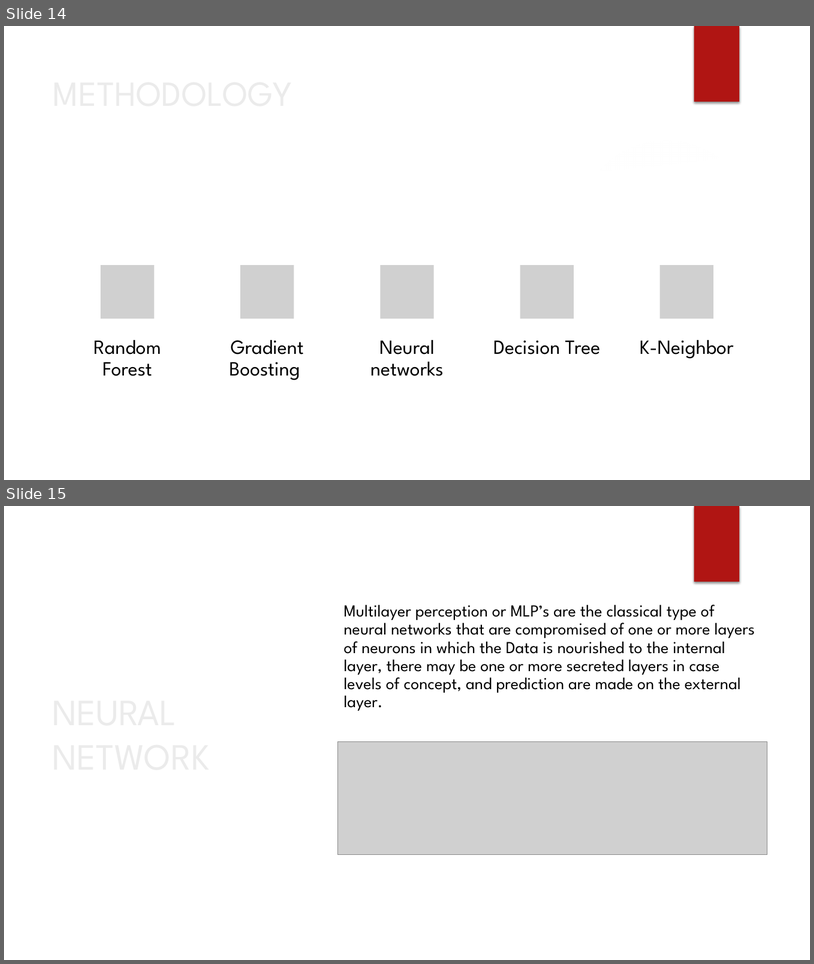
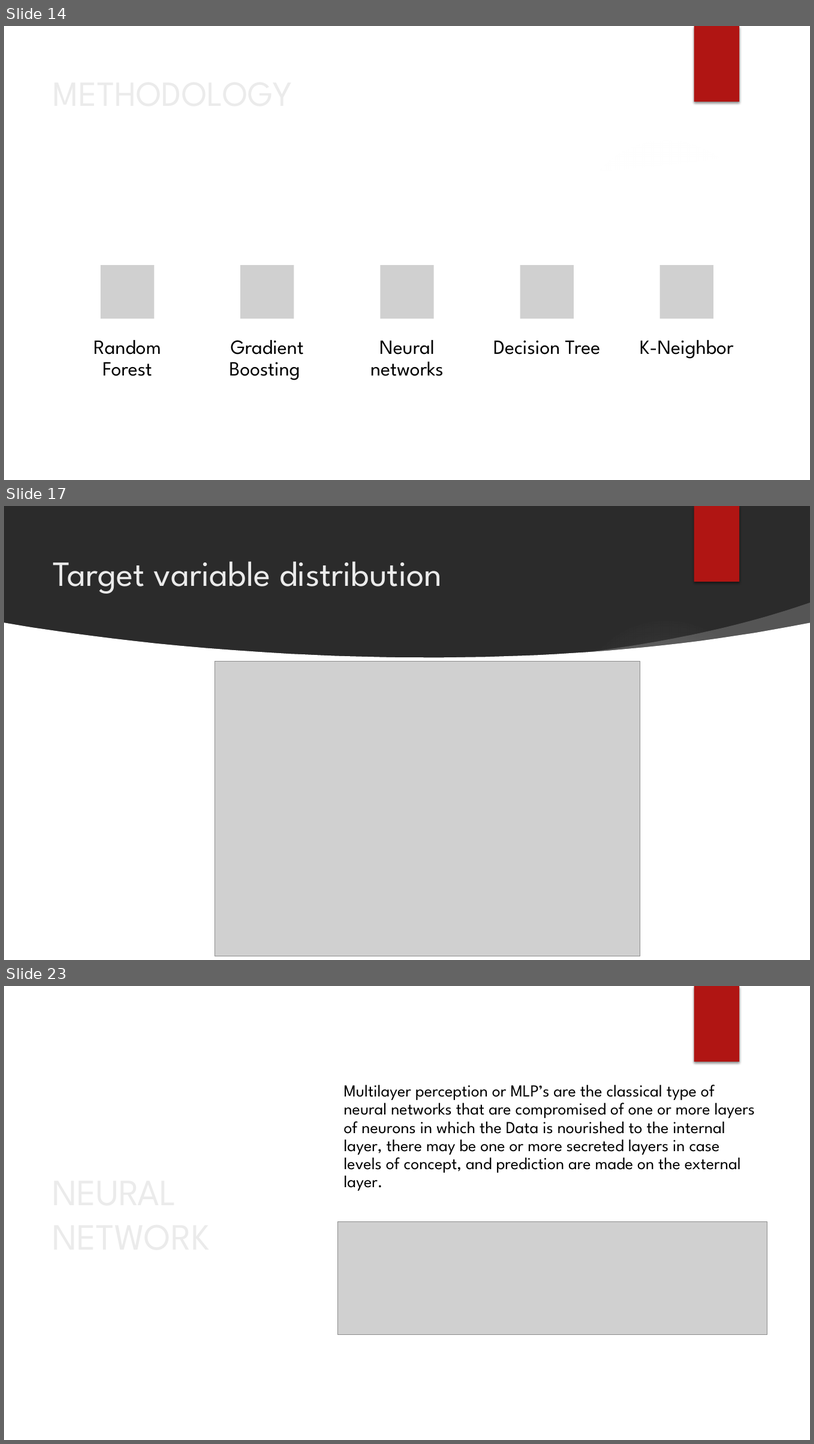
Before and after one commit to varinderjit123/LOS, a slide deck: LOS_Presentation.pptx. Shown one above the other, each under a label of ours: slides 14 and 15 before the commit, slides 14, 17 and 23 after it; the slides between them are not shown. The pictures are 814x964 and 814x1444 pixels, drawn with LibreOffice and Linux fonts; fonts in the diff are those of the drawing; grey boxes stand for pictures; background and template pictures are left out; a plain dark background stands for a picture behind light text. Boxes give left, top, right and bottom in pixels: in the first picture for what was removed or moved away, otherwise in the second. Text is boxed around its words. In the diff, an @@ line names an element or a change of style, - is before the commit and + after.

```diff
--- a/LOS_Presentation.pptx
+++ b/LOS_Presentation.pptx
@@ slide 17 added at [4,506,810,960], background picture (left out); not listed: 1 template element that a slide beside it also shows @@
@@ rectangle added at [694,506,740,582], fill #B01513 @@
@@ title added at [53,561,442,594], 42 pt, text #EBEBEB @@
+Target variable distribution
@@ freeform shape added at [581,603,810,657], fill #FFFFFF at 20% opacity @@
@@ freeform shape added at [4,623,810,960], fill #FFFFFF @@
@@ picture added at [215,661,641,955] @@
@@ what was slide 15 is now slide 23 @@
```
Also in this commit, not shown: 2 slides changed, 7 other slides added.
